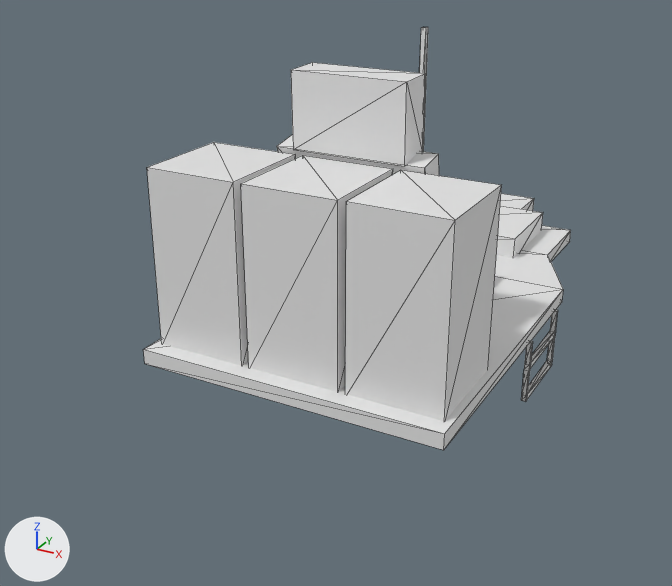
Two versions of the OBJ model src/main/resources/assets/galacticraftcore/models/buggy.obj, one commit apart.
The view is the same before and after, from a 50 mm lens placed at (5.02, -11.84, 6.35), pointed at (-0.7, -1.43, 1.15). Lighting does not change. The marker at lower left points along +X, +Y and +Z. Mesh edges are drawn as thin lines. Materials are left out; every surface is plain grey. Where no turn or scale is listed for an object, it has been applied to the vertices.

Objects in the first picture: 'CargoLeft', 'CargoMid', 'CargoRight', 'MainBody'.
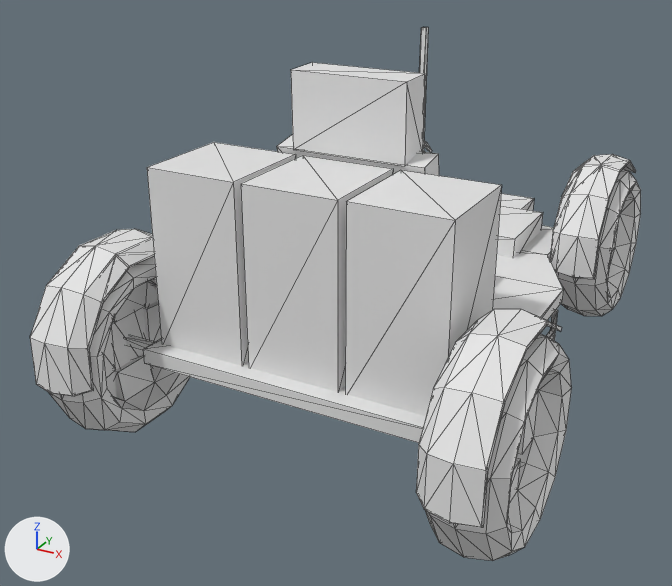
Location of each change, (x1, y1, x2, y2) in pixels of the pictures (672 x 586 px):
'Wheel_Back_Right', added
    after: (416, 309, 572, 561)
'Wheel_Back_Left', added
    after: (30, 229, 190, 432)
'Wheel_Front_Right', added
    after: (550, 154, 641, 316)
'Wheel_Front_Left', added
    after: (424, 140, 432, 152)

What the commit changed:
Mesh me_wheel_front_right is new.
It has 206 vertices, 396 faces and spans x 1.23..2.31, y 1.35..3.94, z -0.2..2.4.
Mesh me_wheel_front_left is new.
It has 206 vertices, 396 faces and spans x -2.31..-1.23, y 1.35..3.94, z -0.2..2.4.
Mesh me_wheel_back_right is new.
It has 206 vertices, 396 faces and spans x 1.87..2.96, y -5.09..-2.5, z -0.2..2.4.
Mesh me_wheel_back_left is new.
It has 206 vertices, 396 faces and spans x -2.96..-1.87, y -5.09..-2.5, z -0.2..2.4.
Object 'Wheel_Front_Right' (ob_wheel_front_right) is new; it shows me_wheel_front_right.
Its location is (0.0, 0.0, 0.0).
Object 'Wheel_Front_Left' (ob_wheel_front_left) is new; it shows me_wheel_front_left.
Its location is (0.0, 0.0, 0.0).
Object 'Wheel_Back_Right' (ob_wheel_back_right) is new; it shows me_wheel_back_right.
Its location is (0.0, 0.0, 0.0).
Object 'Wheel_Back_Left' (ob_wheel_back_left) is new; it shows me_wheel_back_left.
Its location is (0.0, 0.0, 0.0).
